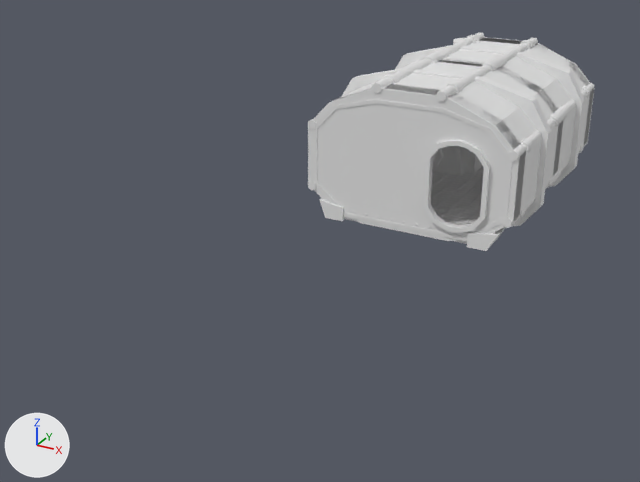
The OBJ model Models/Engine_Room.obj, before and after one commit.
Rendered twice from a camera (50 mm lens) standing at (8.8, -24.8, 9.2) and looking at (-1.9, -5.3, -0.5). Every picture has the same lights, and +X, +Y and +Z are marked at lower left. The picture after the commit comes second. Materials are left out; every surface is plain grey. Where no turn or scale is listed for an object, it has been applied to the vertices.

The older version as bpy lines, for what is in view:
```python
me_cube_011 = bpy.data.meshes.new('Cube.011')
me_cube_011.from_pydata(...)  # 1966 vertices, 1700 faces; spans x -3.16..3.16, y -4.11..4.09, z -1.29..3.74
# faces by material slot: [288, 629, 694, 89]
me_cube_011.materials.append(mat_material_001)
me_cube_011.materials.append(mat_material_002)
me_cube_011.materials.append(mat_material_003)
me_cube_011.materials.append(mat_material_004)
ob_cube_011 = bpy.data.objects.new('Cube.011', me_cube_011)
ob_cube_011.location = (0.0, 0.0, 0.0)
```
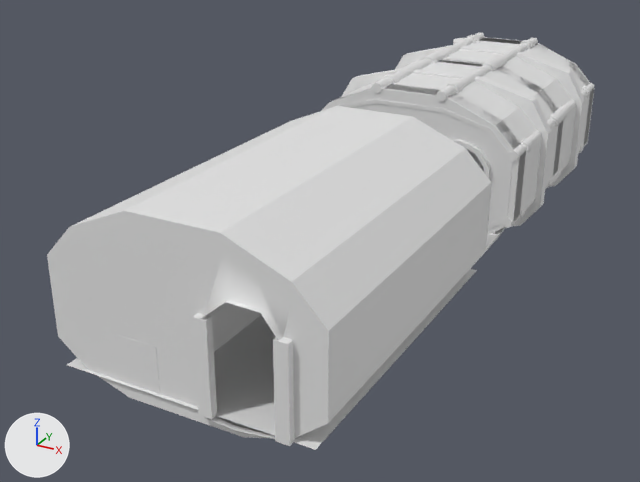
Where the change shows, as pixel boxes [x1, y1, x2, y2] in the pictures (640 x 482 px):
'Cube.010', added
    after: [47, 106, 492, 450]

Patch to the scene script:
```diff
--- a/Models/Engine_Room.obj.py
+++ b/Models/Engine_Room.obj.py
@@ me_cube_010 @@
+me_cube_010.from_pydata(...)  # 124 vertices, 108 faces; spans x -3.0..3.0, y -14.09..-6.0, z -0.34..3.56
@@ ob_cube_010 @@
+ob_cube_010 = bpy.data.objects.new('Cube.010', me_cube_010)
+ob_cube_010.location = (0.0, 0.0, 0.0)
```
